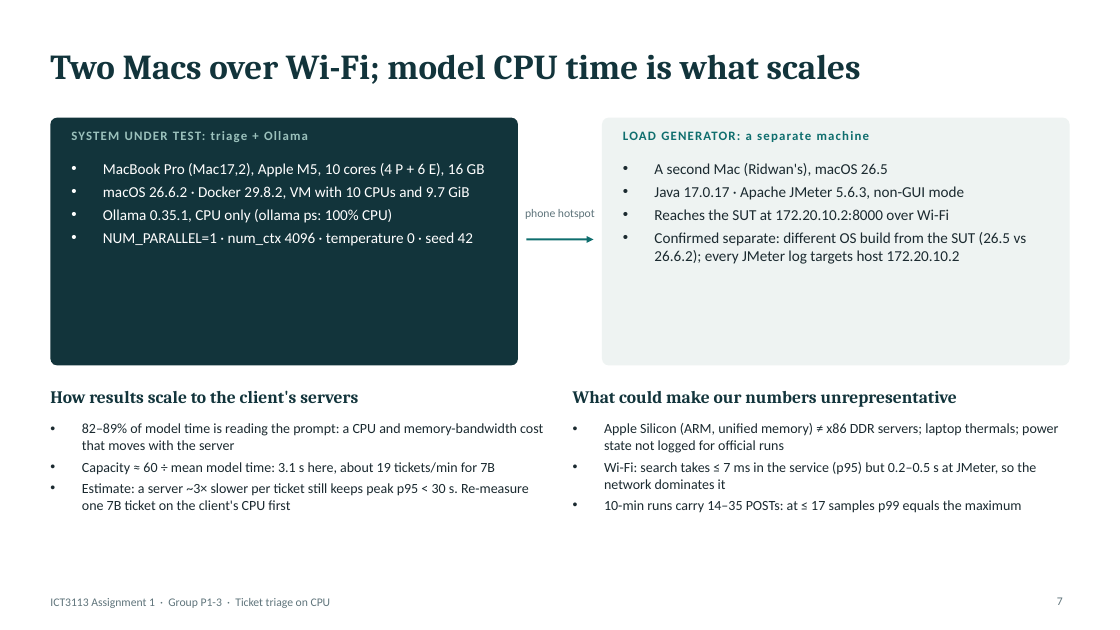
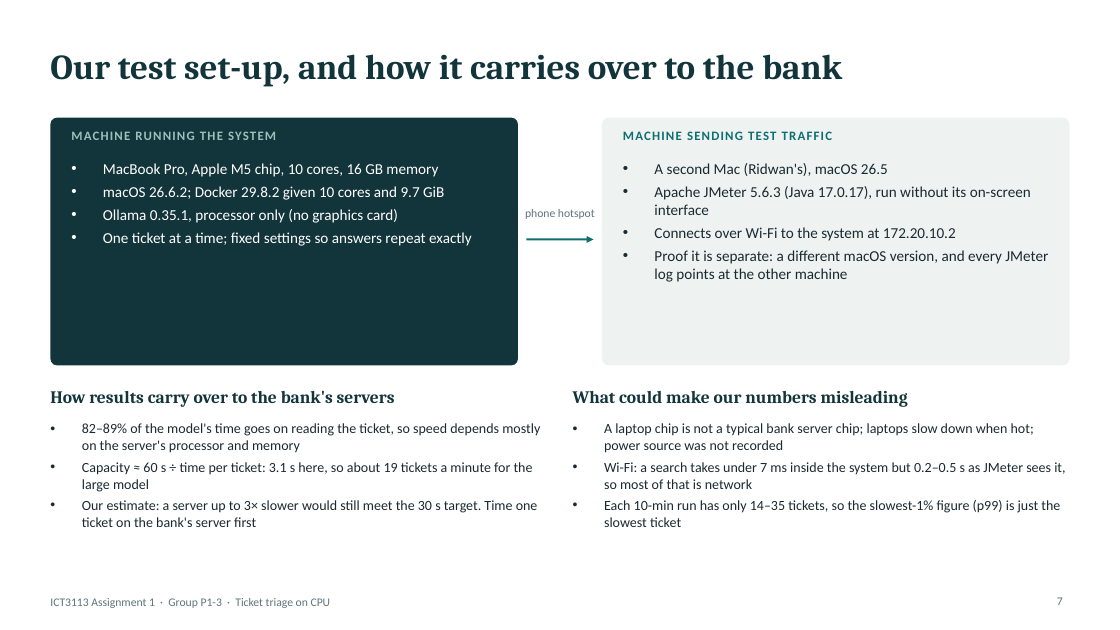
Before and after one commit to asdafsafas/ICT3113_A1_P1-3, a slide deck: slide 7 of slides/Group03.pptx. Drawn at 1120x630 pixels with LibreOffice and Linux fonts; fonts in the diff are those of the drawing. Boxes give left, top, right and bottom in pixels: in the first picture for what was removed or moved away, otherwise in the second. Text is boxed around its words. In the diff, an @@ line names an element or a change of style, - is before the commit and + after.

Commit message:
Reword slides for non-technical readers; add team names and IDs
Slides 1-11 replace jargon with plain descriptions (numbers unchanged).
Cover lists all five members with student IDs. Applies the queued 694/day
and R5 wording fixes.

```diff
--- a/slides/Group03.pptx
+++ b/slides/Group03.pptx
@@ title at [50,54,842,86]: text changed @@
-Two Macs over Wi-Fi; model CPU time is what scales
+Our test set-up, and how it carries over to the bank
@@ text at [71,131,276,140]: text changed @@
-SYSTEM UNDER TEST: triage + Ollama
+MACHINE RUNNING THE SYSTEM
@@ text at [623,131,832,140]: text changed @@
-LOAD GENERATOR: a separate machine
+MACHINE SENDING TEST TRAFFIC
@@ text at [103,163,472,246]: text changed @@
-• MacBook Pro (Mac17,2), Apple M5, 10 cores (4 P + 6 E), 16 GB
-• macOS 26.6.2 · Docker 29.8.2, VM with 10 CPUs and 9.7 GiB
-• Ollama 0.35.1, CPU only (ollama ps: 100% CPU)
-• NUM_PARALLEL=1 · num_ctx 4096 · temperature 0 · seed 42
+• MacBook Pro, Apple M5 chip, 10 cores, 16 GB memory
+• macOS 26.6.2; Docker 29.8.2 given 10 cores and 9.7 GiB
+• Ollama 0.35.1, processor only (no graphics card)
+• One ticket at a time; fixed settings so answers repeat exactly
@@ text at [654,186,1048,282]: text changed @@
-• Java 17.0.17 · Apache JMeter 5.6.3, non-GUI mode
-• Reaches the SUT at 172.20.10.2:8000 over Wi-Fi
-• Confirmed separate: different OS build from the SUT (26.5 vs 26.6.2); every JMeter log targets host 172.20.10.2
+• Apache JMeter 5.6.3 (Java 17.0.17), run without its on-screen interface
+• Connects over Wi-Fi to the system at 172.20.10.2
+• Proof it is separate: a different macOS version, and every JMeter log points at the other machine
@@ text at [50,391,395,407]: text changed @@
-How results scale to the client's servers
+How results carry over to the bank's servers
@@ text at [573,391,908,407]: text changed @@
-What could make our numbers unrepresentative
+What could make our numbers misleading
@@ text at [82,423,540,527]: text changed @@
-• 82–89% of model time is reading the prompt: a CPU and memory-bandwidth cost that moves with the server
-• Capacity ≈ 60 ÷ mean model time: 3.1 s here, about 19 tickets/min for 7B
-• Estimate: a server ~3× slower per ticket still keeps peak p95 < 30 s. Re-measure one 7B ticket on the client's CPU first
+• 82–89% of the model's time goes on reading the ticket, so speed depends mostly on the server's processor and memory
+• Capacity ≈ 60 s ÷ time per ticket: 3.1 s here, so about 19 tickets a minute for the large model
+• Our estimate: a server up to 3× slower would still meet the 30 s target. Time one ticket on the bank's server first
@@ text at [604,423,1065,527]: text changed @@
-• Apple Silicon (ARM, unified memory) ≠ x86 DDR servers; laptop thermals; power state not logged for official runs
-• Wi-Fi: search takes ≤ 7 ms in the service (p95) but 0.2–0.5 s at JMeter, so the network dominates it
-• 10-min runs carry 14–35 POSTs: at ≤ 17 samples p99 equals the maximum
+• A laptop chip is not a typical bank server chip; laptops slow down when hot; power source was not recorded
+• Wi-Fi: a search takes under 7 ms inside the system but 0.2–0.5 s as JMeter sees it, so most of that is network
+• Each 10-min run has only 14–35 tickets, so the slowest-1% figure (p99) is just the slowest ticket
```
Also in this commit, not shown: 10 other slides changed, 2 other files.
